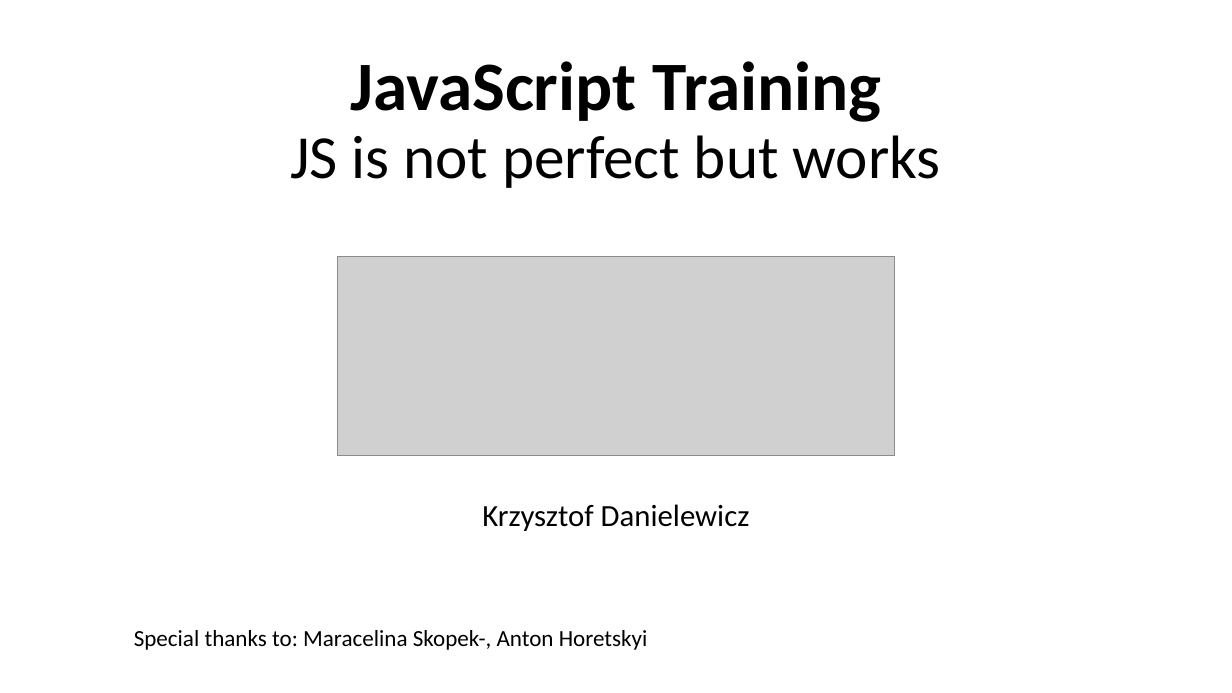
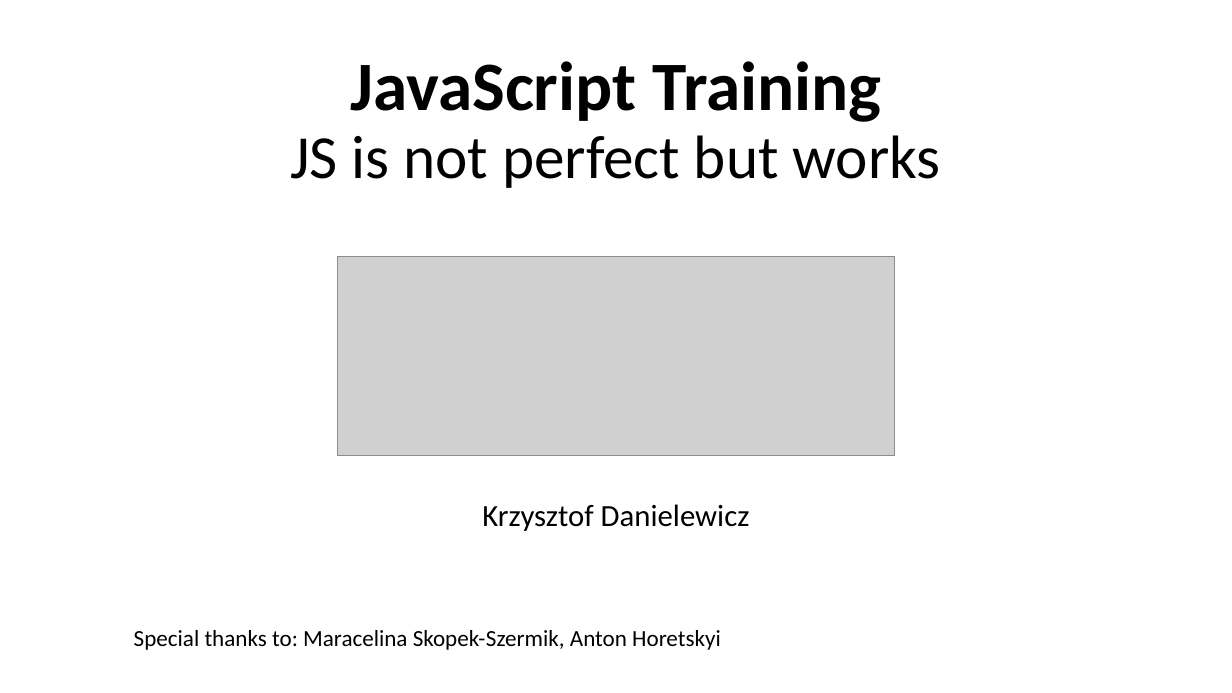
Before and after one commit to dankrz/JsTraining, a slide deck: slide 1 of JsTraining-presentation/JS Training.pptx. Drawn at 1232x693 pixels with LibreOffice and Linux fonts; fonts in the diff are those of the drawing; grey boxes stand for pictures. Boxes give left, top, right and bottom in pixels: in the first picture for what was removed or moved away, otherwise in the second. Text is boxed around its words. In the diff, an @@ line names an element or a change of style, - is before the commit and + after.

```diff
--- a/JsTraining-presentation/JS Training.pptx
+++ b/JsTraining-presentation/JS Training.pptx
@@ text at [134,630,721,650]: text changed @@
-Special thanks to: Maracelina Skopek-, Anton Horetskyi
+Special thanks to: Maracelina Skopek-Szermik, Anton Horetskyi
```
Also in this commit, not shown: 3 other slides changed, 8 slides added, 1 slide removed, 8 other files.
